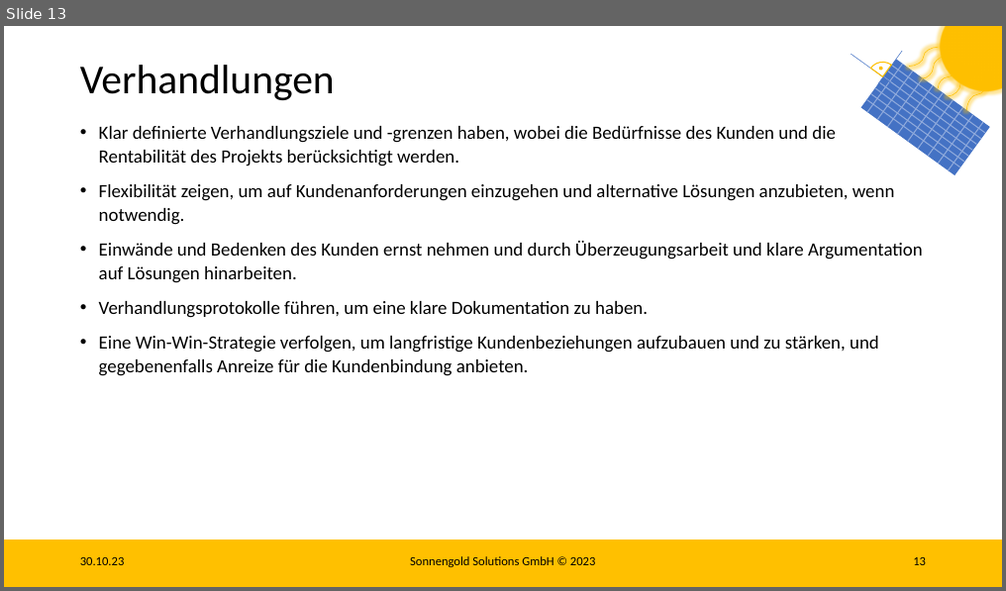
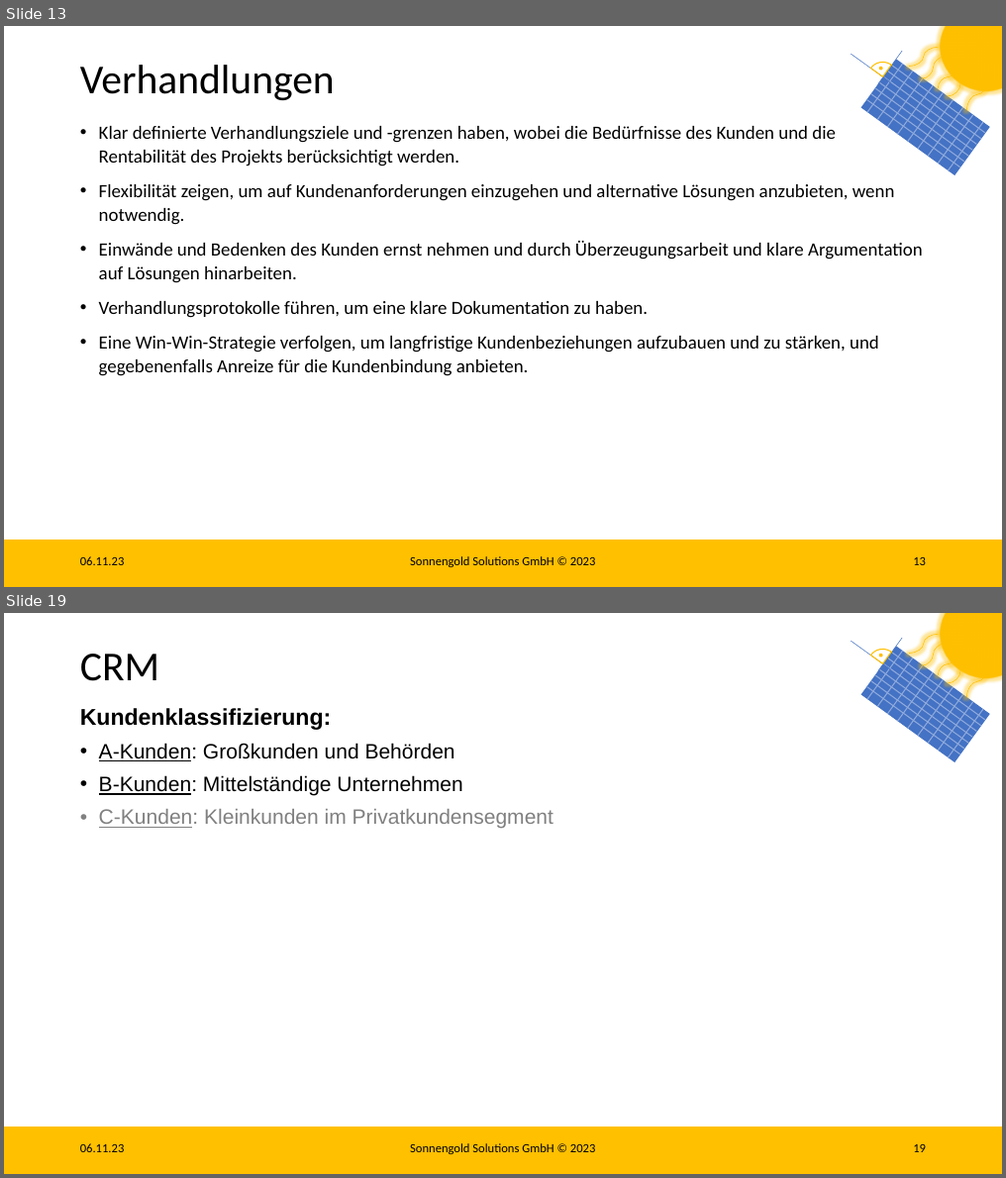
Before and after one commit to Lukas2104/sonnengold-solutions, a slide deck: ConsultingAbschlusspräsentation.pptx. Shown one above the other, each under a label of ours: slide 13 before the commit, slides 13 and 19 after it; the slides between them are not shown. The pictures are 1006x591 and 1006x1178 pixels, drawn with LibreOffice and Linux fonts; fonts in the diff are those of the drawing. Boxes give left, top, right and bottom in pixels: in the first picture for what was removed or moved away, otherwise in the second. Text is boxed around its words. In the diff, an @@ line names an element or a change of style, - is before the commit and + after.

```diff
--- a/ConsultingAbschlusspräsentation.pptx
+++ b/ConsultingAbschlusspräsentation.pptx
@@ slide 19 added at [4, 613, 1002, 1174], background #FFFFFF; not listed: 28 template elements that a slide beside it also shows @@
@@ title added at [80, 654, 159, 681], 39.6 pt, text #000000 @@
+CRM
@@ text added at [80, 708, 553, 829], 20 pt, text #000000 @@
+Kundenklassifizierung:
+• A-Kunden: Großkunden und Behörden
+• B-Kunden: Mittelständige Unternehmen
+• C-Kunden: Kleinkunden im Privatkundensegment
@@ text added at [80, 1144, 125, 1153], 12 pt, text #000000 @@
+06.11.23
@@ text added at [410, 1144, 596, 1155], 12 pt, text #000000 @@
+Sonnengold Solutions GmbH © 2023
@@ page number added at [913, 1145, 926, 1153], 12 pt, text #000000 @@
+19
@@ slide 13 changed as well @@
@@ text at [80, 557, 125, 566]: text changed @@
-30.10.23
+06.11.23
```
Also in this commit, not shown: 13 other slides changed, 6 other slides added.
